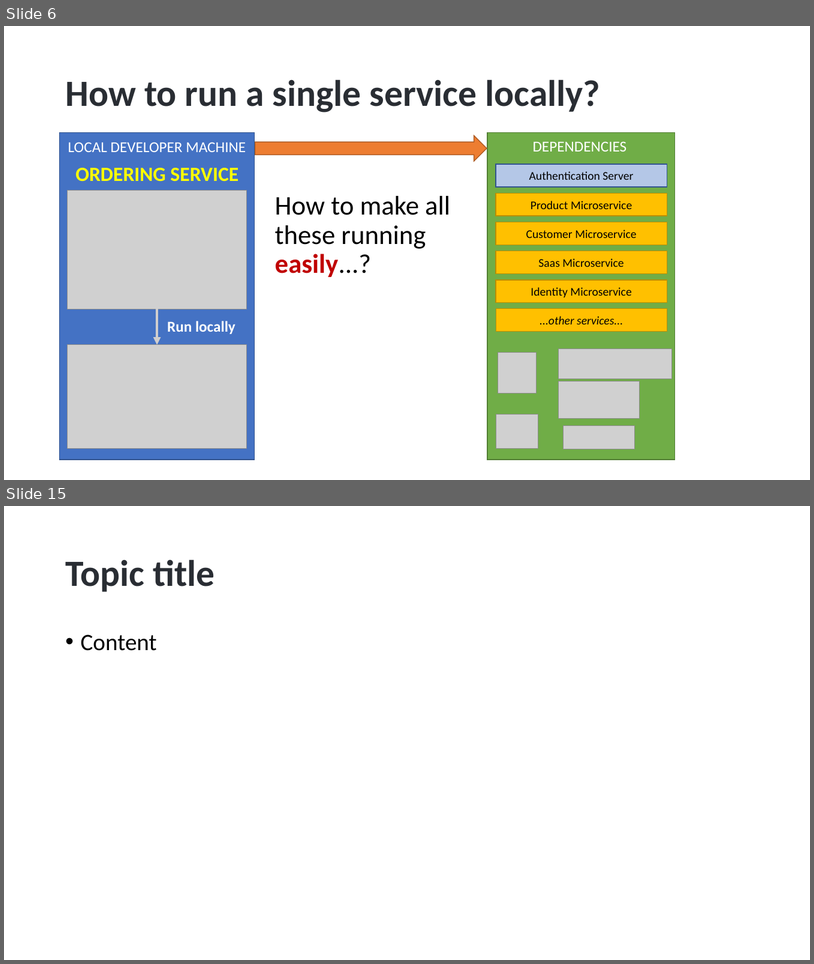
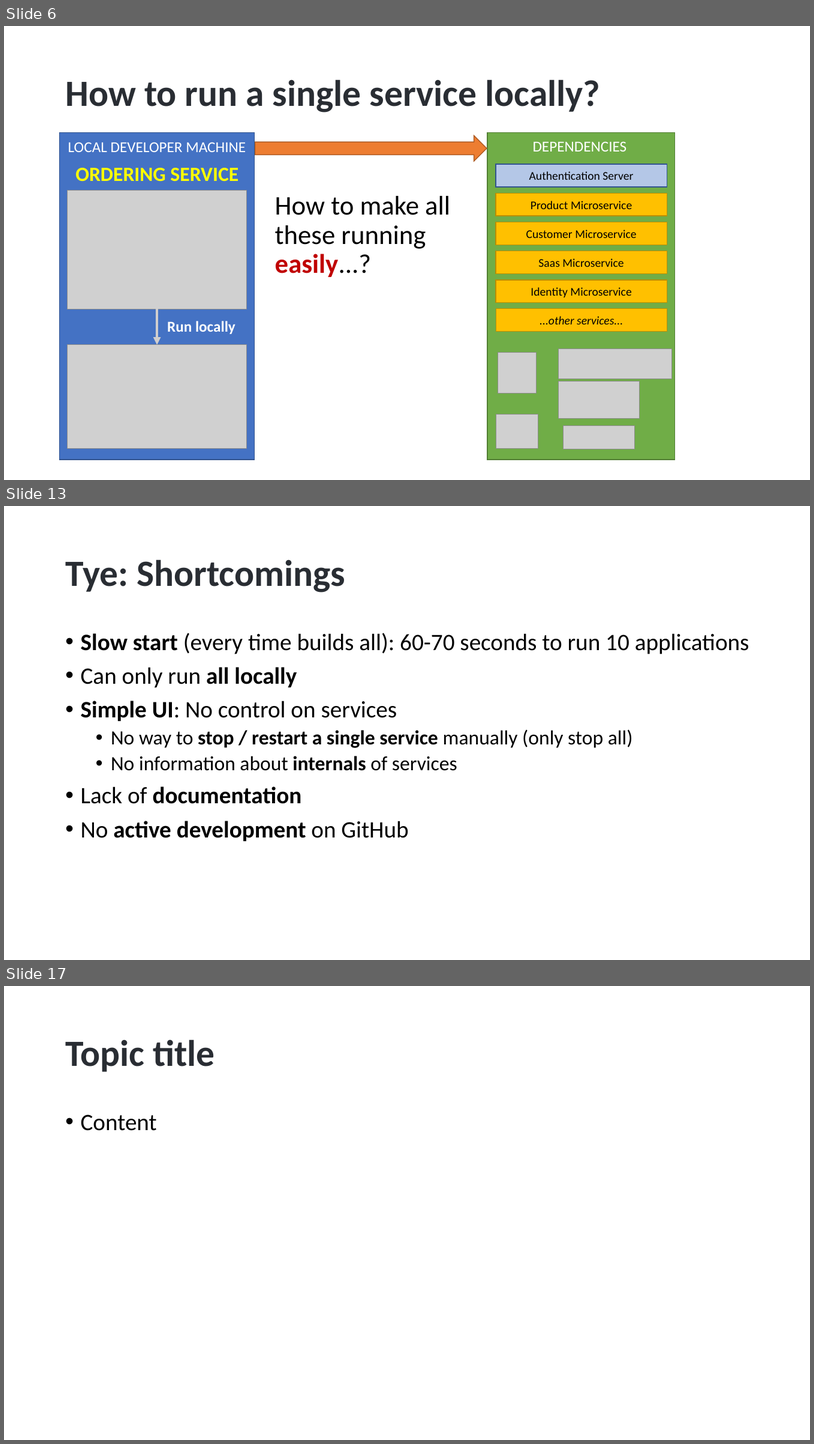
Before and after one commit to hikalkan/presentations, a slide deck: 2023-05-10 ABP Conf 2023 Developing with Kubernetes/Developing with Kubernetes.pptx. Shown one above the other, each under a label of ours: slides 6 and 15 before the commit, slides 6, 13 and 17 after it; the slides between them are not shown. The pictures are 814x964 and 814x1444 pixels, drawn with LibreOffice and Linux fonts; fonts in the diff are those of the drawing; grey boxes stand for pictures; background and template pictures are left out. Boxes give left, top, right and bottom in pixels: in the first picture for what was removed or moved away, otherwise in the second. Text is boxed around its words. In the diff, an @@ line names an element or a change of style, - is before the commit and + after.

```diff
--- a/2023-05-10 ABP Conf 2023 Developing with Kubernetes/Developing with Kubernetes.pptx
+++ b/2023-05-10 ABP Conf 2023 Developing with Kubernetes/Developing with Kubernetes.pptx
@@ slide 13 added at [4, 506, 810, 960], background picture (left out) @@
@@ title added at [65, 559, 345, 592], 44 pt, text #292D33, bold @@
+Tye: Shortcomings
@@ text added at [81, 633, 750, 841], 28 pt, text #000000 @@
+• Slow start (every time builds all): 60-70 seconds to run 10 applications
+• Can only run all locally
+• Simple UI: No control on services
+  • No way to stop / restart a single service manually (only stop all)
+  • No information about internals of services
+• Lack of documentation
+• No active development on GitHub
@@ what was slide 15 is now slide 17 @@
```
Also in this commit, not shown: 6 slides changed, 3 other slides added, 2 slides removed.
